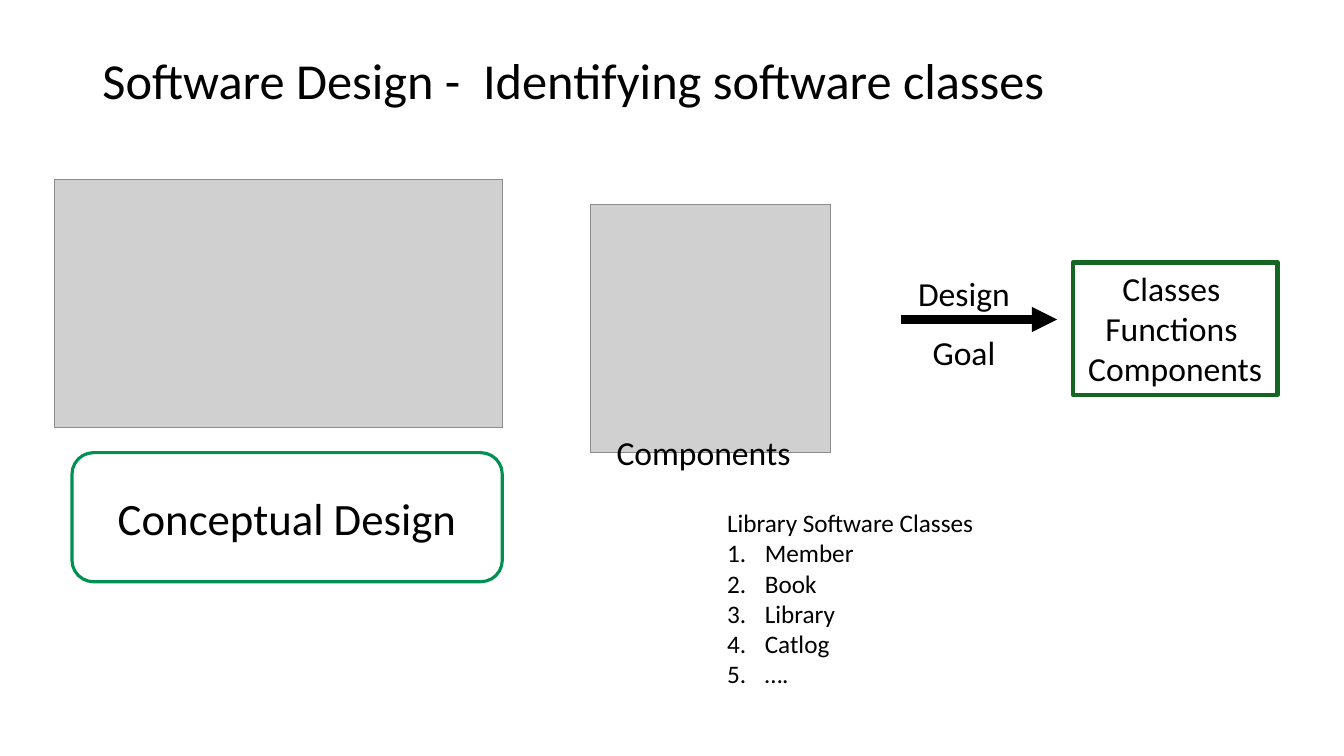
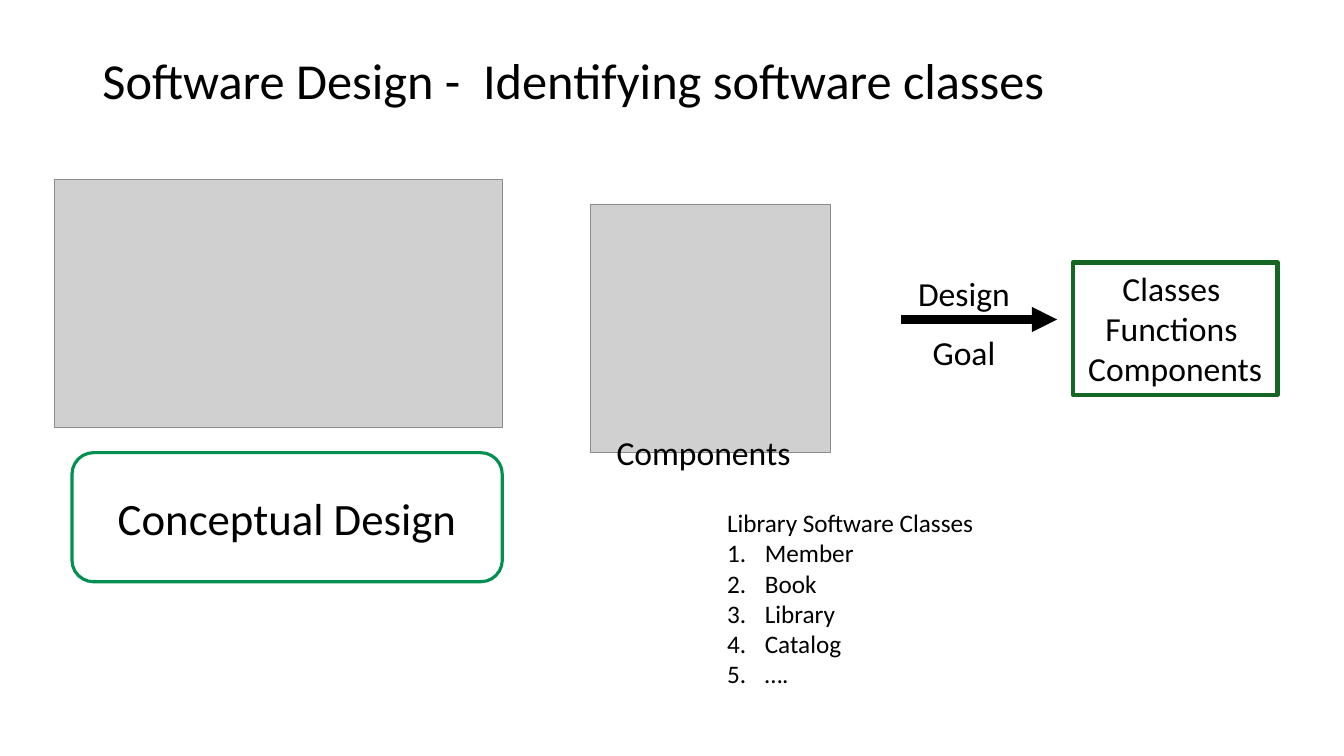
Before and after one commit to johnxu21/johnxu21.github.io, a slide deck: slide 19 of teaching/CS472/Timetable/OOD-V2.pptx (slide 14 before the commit). Drawn at 1344x756 pixels with LibreOffice and Linux fonts; fonts in the diff are those of the drawing; grey boxes stand for pictures. Boxes give left, top, right and bottom in pixels: in the first picture for what was removed or moved away, otherwise in the second. Text is boxed around its words. In the diff, an @@ line names an element or a change of style, - is before the commit and + after.

```diff
--- a/teaching/CS472/Timetable/OOD-V2.pptx
+++ b/teaching/CS472/Timetable/OOD-V2.pptx
@@ text at (x1=765, y1=635, x2=841, y2=658): text changed @@
-4. Catlog
+4. Catalog
```
Also in this commit, not shown: 6 other slides changed, 8 slides added, 1 slide removed, 2 other files.
